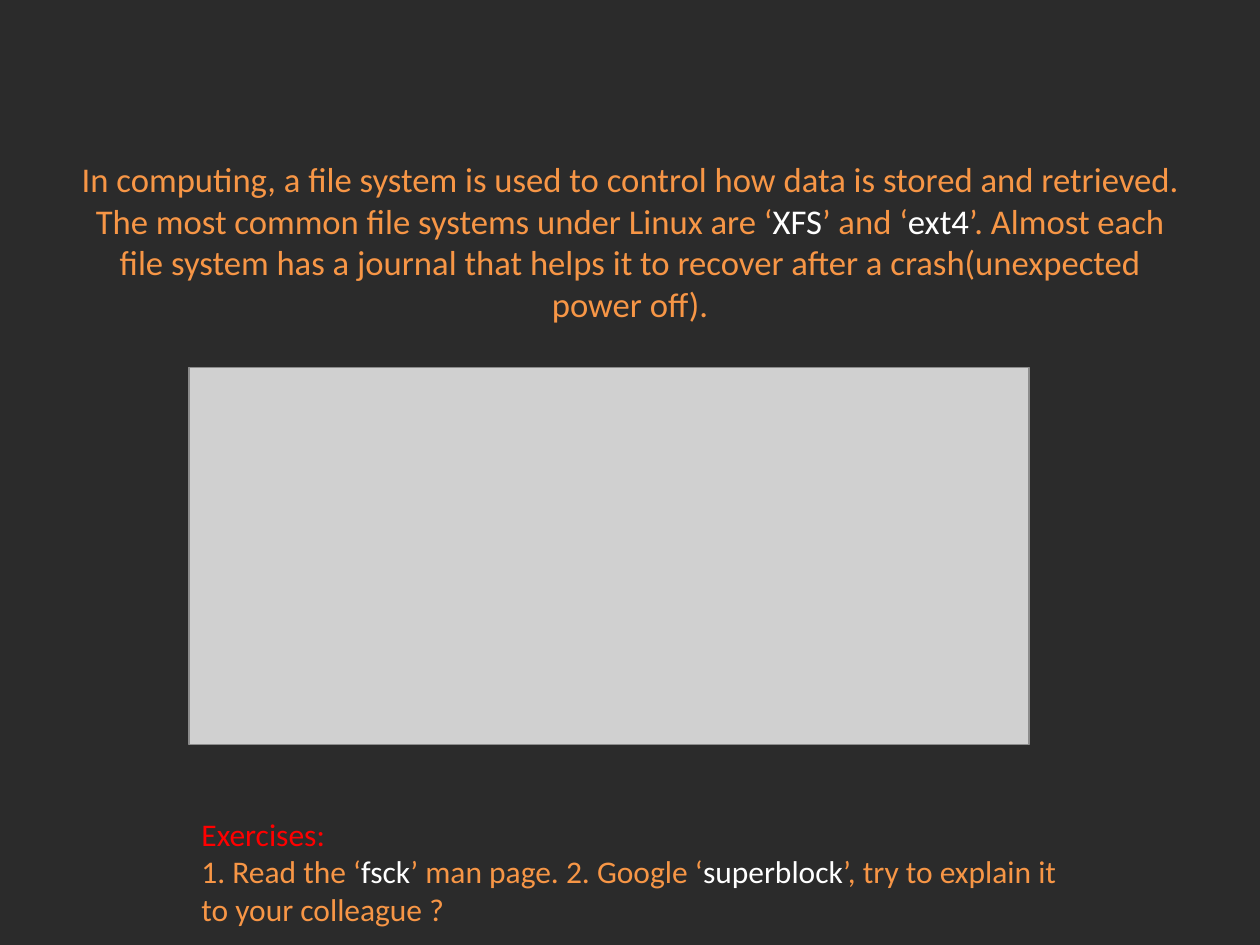
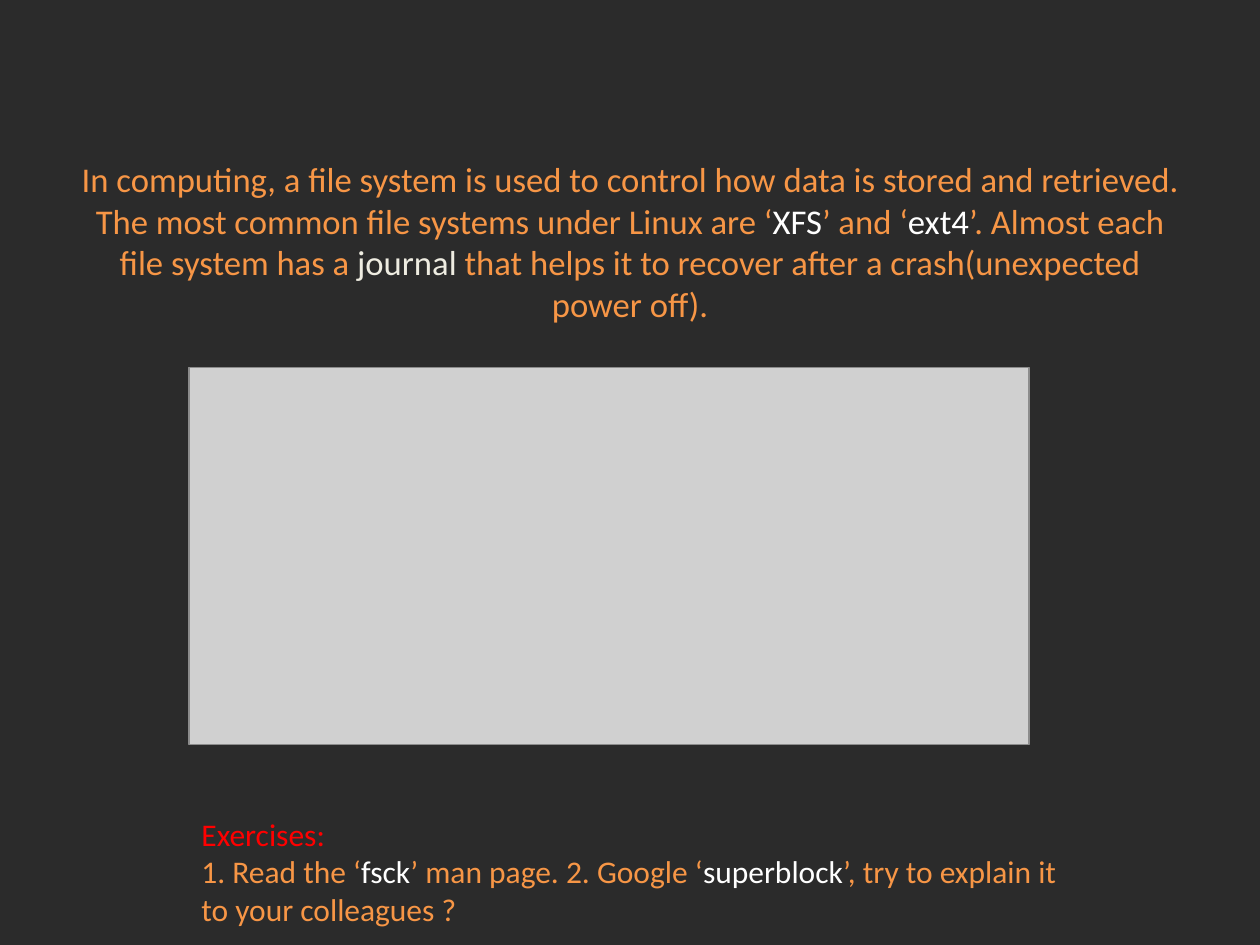
Before and after one commit to Academy-Soft-Intellect/Linux-Course, a slide deck: slide 5 of 08.Partitions_And_LVM_And_Filesystems/08-PartitionsLVMFileSystems.pptx. Drawn at 1260x945 pixels with LibreOffice and Linux fonts; fonts in the diff are those of the drawing; grey boxes stand for pictures; background and template pictures are left out; a plain dark background stands for a picture behind light text. Boxes give left, top, right and bottom in pixels: in the first picture for what was removed or moved away, otherwise in the second. Text is boxed around its words. In the diff, an @@ line names an element or a change of style, - is before the commit and + after.

```diff
--- a/08.Partitions_And_LVM_And_Filesystems/08-PartitionsLVMFileSystems.pptx
+++ b/08.Partitions_And_LVM_And_Filesystems/08-PartitionsLVMFileSystems.pptx
@@ title "In computing, a file system ..." at bbox=[82, 168, 1178, 323]: text colour #F79646 to #EEECE1 in "journal" @@
@@ text at bbox=[201, 860, 1056, 927]: text changed @@
-1. Read the ‘fsck’ man page. 2. Google ‘superblock’, try to explain it to your colleague ?
+1. Read the ‘fsck’ man page. 2. Google ‘superblock’, try to explain it to your colleagues ?
```
Also in this commit, not shown: 10 other slides changed, 1 other file.
